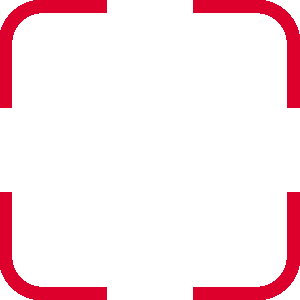
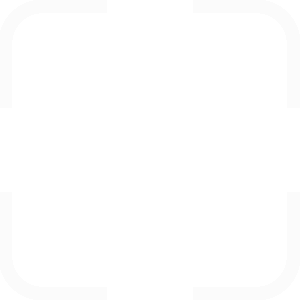
Before/after of a 300 × 300 layered artwork. What changed in the layer stack:
painted on "Прямоугольник 1" over [0, 0, 300, 300]
